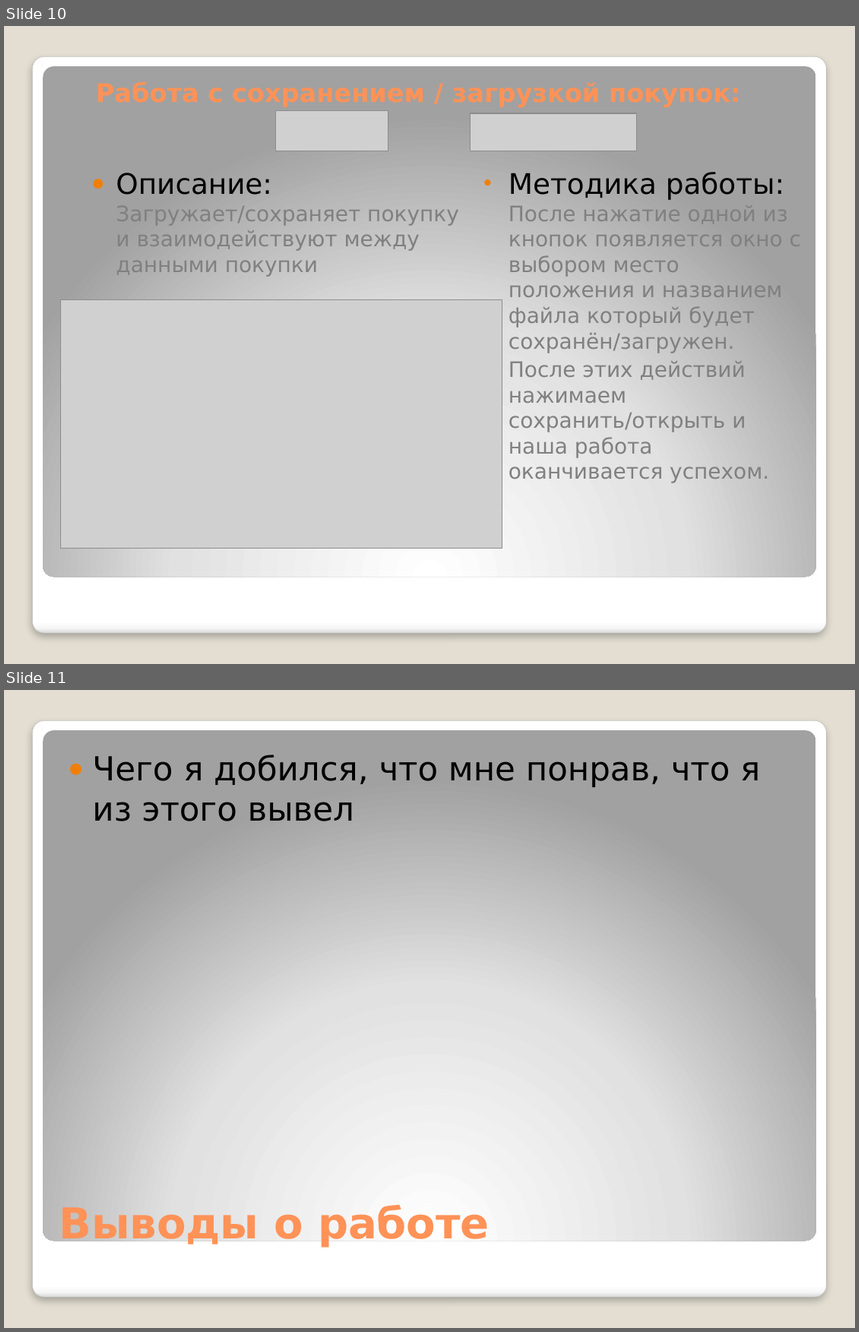
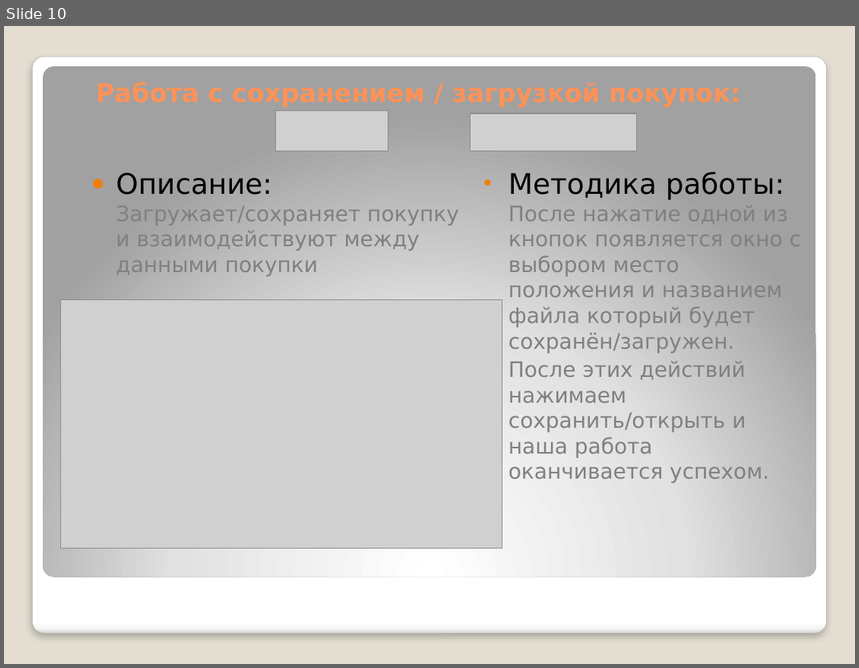
Before and after one commit to XtOne777/PyQT_Project, a slide deck: README/Презинтация.pptx. Shown one above the other, each under a label of ours: slides 10 and 11 before the commit, slide 10 after it. The pictures are 859x1332 and 859x668 pixels, drawn with LibreOffice and Linux fonts; fonts in the diff are those of the drawing; grey boxes stand for pictures. Boxes give left, top, right and bottom in pixels: in the first picture for what was removed or moved away, otherwise in the second. Text is boxed around its words. In the diff, an @@ line names an element or a change of style, - is before the commit and + after.

```diff
--- a/README/Презинтация.pptx
+++ b/README/Презинтация.pptx
@@ slide 11 removed at bbox=[4, 690, 855, 1328], background #E3DED1; not listed: 2 template elements that a slide beside it also shows @@
@@ text removed at bbox=[92, 755, 760, 821] @@
-● Чего я добился, что мне понрав, что я из этого вывел
@@ title removed at bbox=[59, 1204, 490, 1247] @@
-Выводы о работе
```
Also in this commit, not shown: 2 slides changed, 16 other files.
